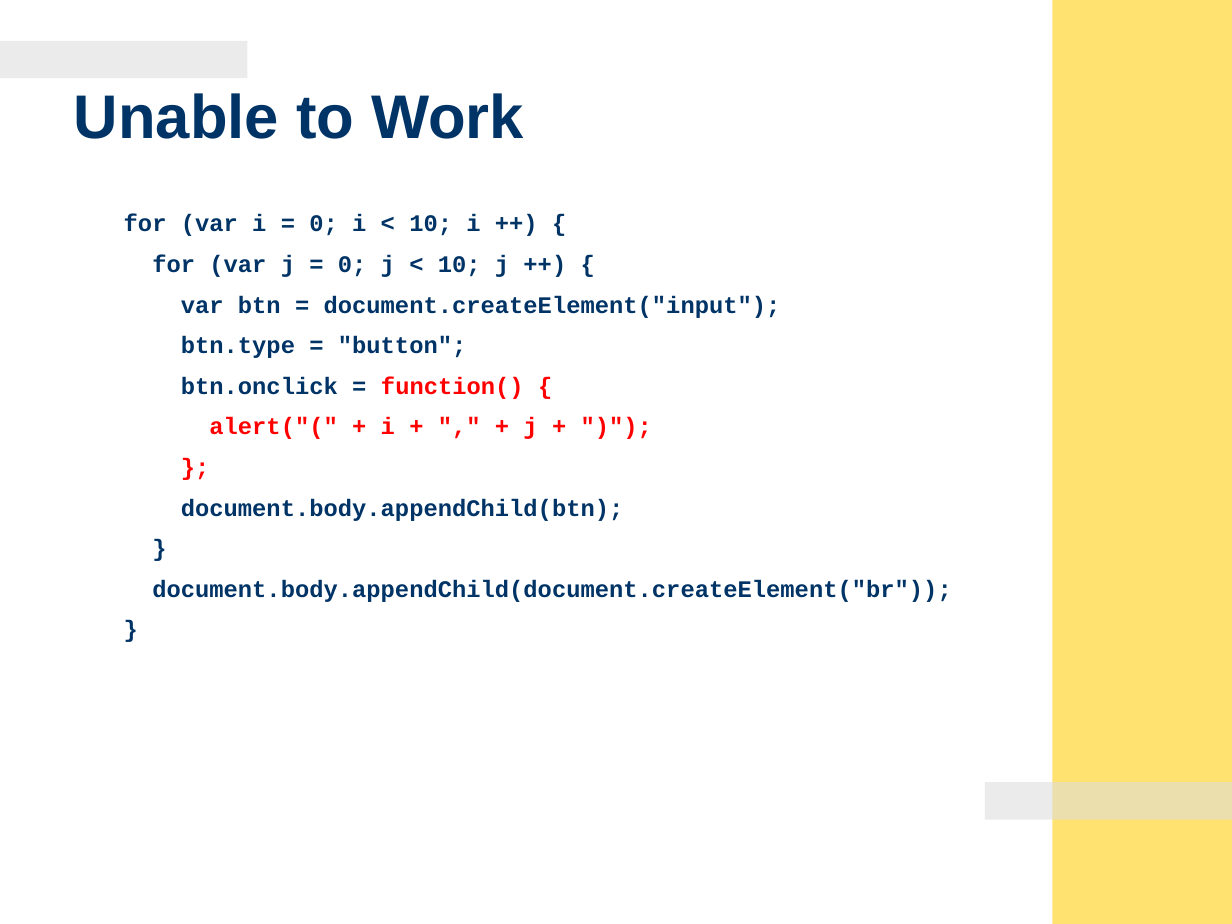
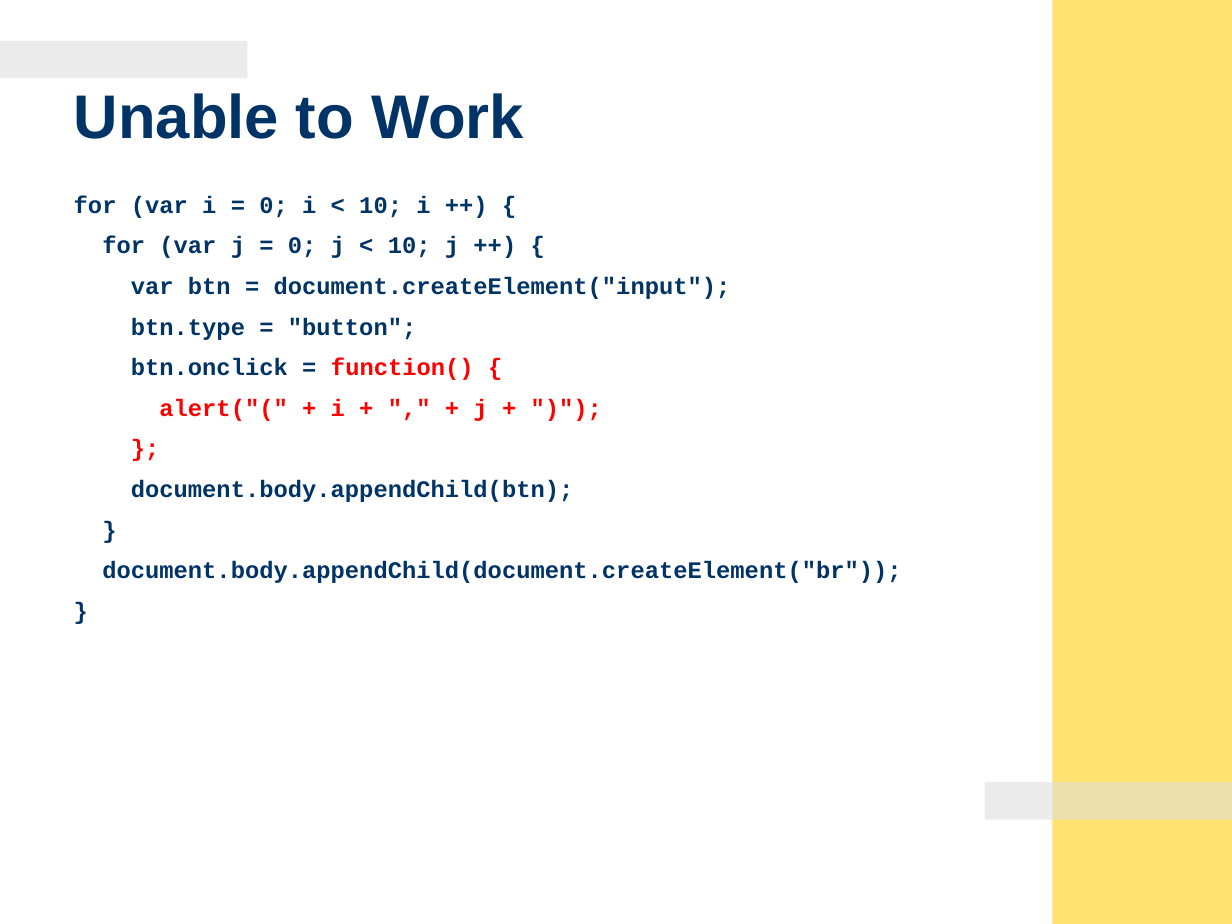
Before and after one commit to auntyellow/js, a slide deck: slide 14 of JavaScript - Object-Oriented Programming & Remote Scripting.ppt. Drawn at 1232x924 pixels with LibreOffice and Linux fonts; fonts in the diff are those of the drawing; background and template pictures are left out. Boxes give left, top, right and bottom in pixels: in the first picture for what was removed or moved away, otherwise in the second. Text is boxed around its words. In the diff, an @@ line names an element or a change of style, - is before the commit and + after.

```diff
--- a/JavaScript - Object-Oriented Programming & Remote Scripting.ppt
+++ b/JavaScript - Object-Oriented Programming & Remote Scripting.ppt
@@ text "for (var i = 0; ...": place and size @@
-text "for (var i = 0; ..." at [124,214,951,602]
+text "for (var i = 0; ..." at [74,196,901,583]
```
Also in this commit, not shown: 7 other slides changed, 2 other files.
